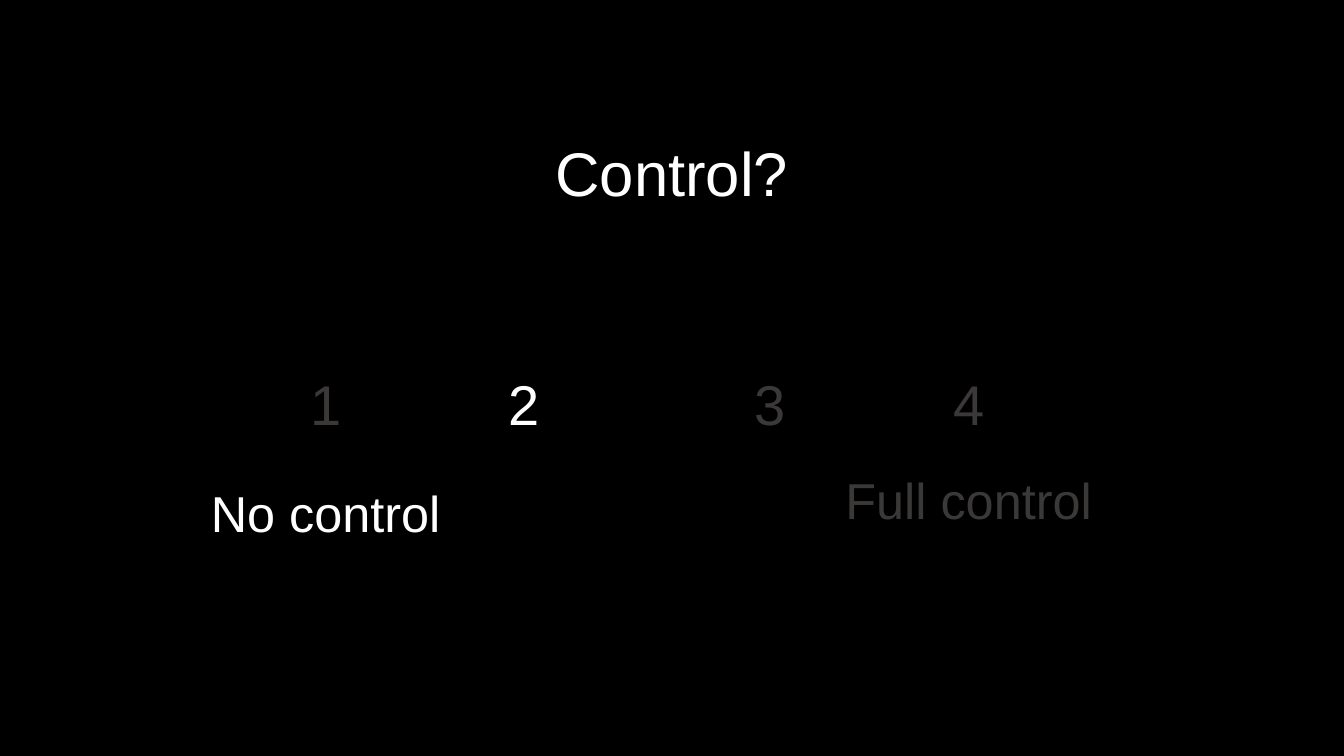
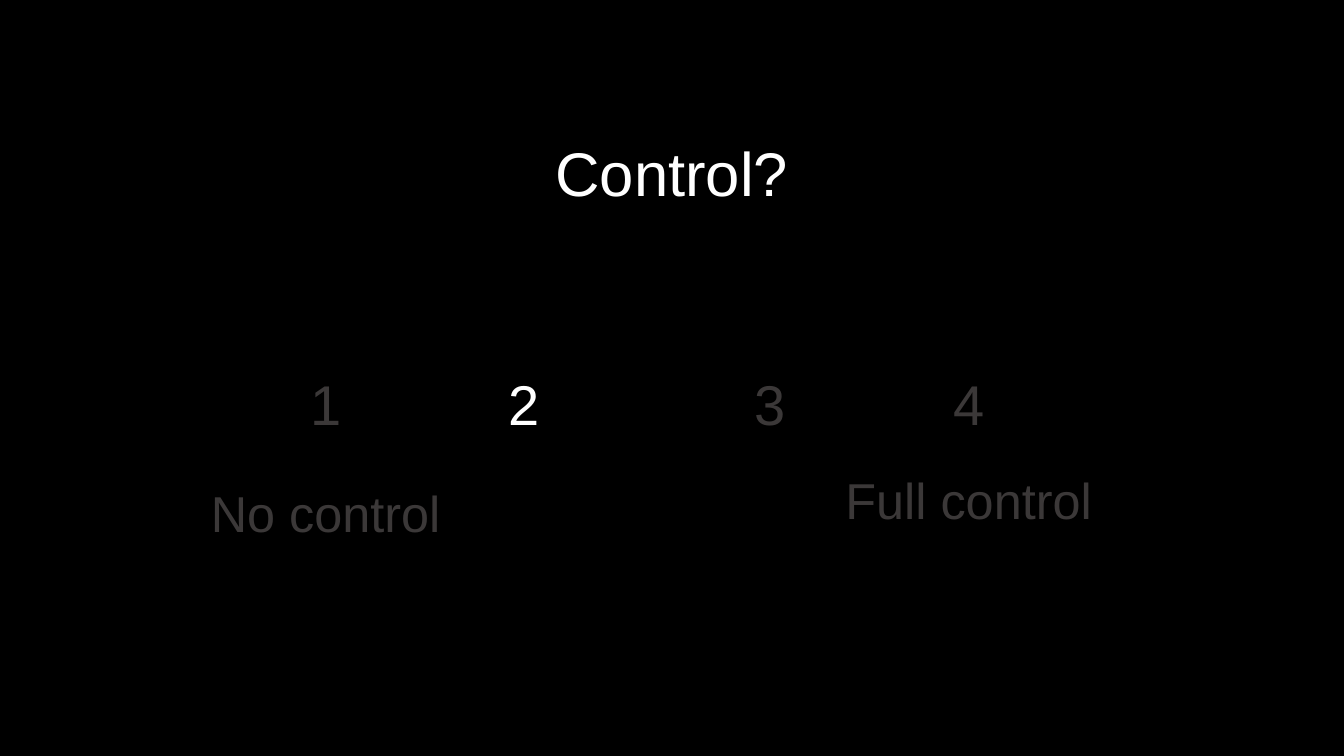
Before and after one commit to IMC-Lab/conCFT, a slide deck: slide 8 of task/Ratings/rating_screens.pptx. Drawn at 1344x756 pixels with LibreOffice and Linux fonts; fonts in the diff are those of the drawing. Boxes give left, top, right and bottom in pixels: in the first picture for what was removed or moved away, otherwise in the second. Text is boxed around its words. In the diff, an @@ line names an element or a change of style, - is before the commit and + after.

```diff
--- a/task/Ratings/rating_screens.pptx
+++ b/task/Ratings/rating_screens.pptx
@@ text "No control" at (x1=211, y1=496, x2=440, y2=532): text colour #FFFFFF to #3B3838 @@
```
Also in this commit, not shown: 5 other slides changed, 12 other files.
